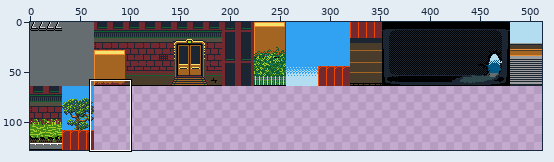
Sprite sheet: scenes/map/spritesheet.png. The picture above shows the old version from afar; the outline marks the close-up.
Close-up. Before:
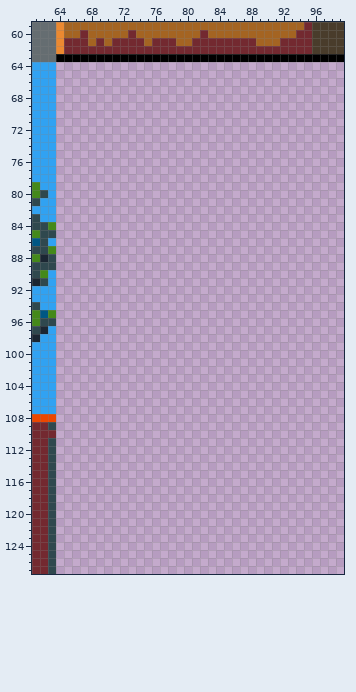
The file is 512x128 pixels. Shown: x 61..99, y 59..127.
Now the later version:
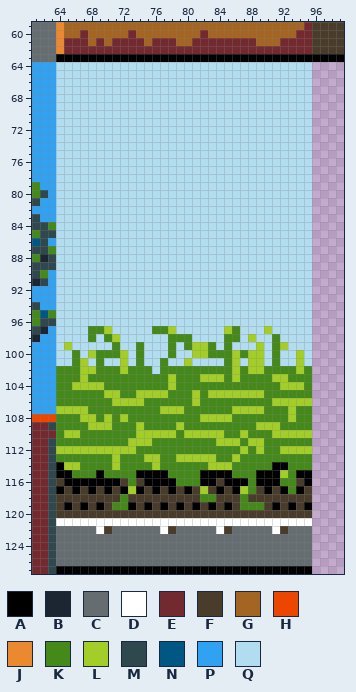
Palette (. is transparent): A #000000  B #1b2632  C #656d71  D #ffffff  E #732930  F #493c2b  G #a46422  H #ec4700  J #eb8931  K #44891a  L #a3ce27  M #2f484e  N #005784  P #31a2f2  Q #b2dcef
From old to new:
y 64..96: x 64..95 ................................ -> QQQQQQQQQQQQQQQQQQQQQQQQQQQQQQQQ
y 97: x 64..95 ................................ -> QQQQKKLQQQQQKKLQQQQQQLKQQQLQQQQQ
y 98: x 64..95 ................................ -> QQQQKQKLQQQQQQKKKQQQQKKQLQQKQQQQ
y 99: x 64..95 ................................ -> QLQQQQQKQQKQQQKQKLLKQKQQQLQKLQQQ
y 100: x 64..95 ................................ -> QQKQLKKKLQKQQQKQQLLKKKLKLLQKQQLQ
y 101: x 64..95 ................................ -> QQKLQKQQLQKQQKQQLQQQQKLQLLQKQQLQ
y 102: x 64..95 ................................ -> KKKLLKKKLKKKQKKKKKKKKKLKLLKKKKLK
y 103: x 64..95 ................................ -> KKKLKKKKKKKKKKLKKKLLLKLKKKKLLKKK
y 104: x 64..95 ................................ -> KKLLLLKKKKKKKKLKKKKKKKKKKKKKLLLK
y 105: x 64..95 ................................ -> KKKKKKLLKKLLLLKKKLKLLLLLLLKKKKKK
y 106: x 64..95 ................................ -> KKKKKKKLLLLKKKKKKLKKKKKKKKKLLLLL
y 107: x 64..95 ................................ -> LLLLKKKKKKKKKLLLKKKKKKLLLLKKKLKK
y 108: x 64..95 ................................ -> KKKLLKLKLKKKKKKKKKLLLLKKKKKKKLKK
y 109: x 64..95 ................................ -> KKKKLLLKKKLKKKKLKKKKKKKKKLLLKKKK
y 110: x 64..95 ................................ -> KLLKKKKKKKLLLLLKLLLLLKKLKKKLLLLL
y 111: x 64..95 ................................ -> KKKKKKKKKLLLKKKKKKKKLLLKLLKKKKKK
y 112: x 64..95 ................................ -> LLLLLLLLLLKKKKKKKKKKKKKLKLKKLLLL
y 113: x 64..95 ................................ -> KKKKKKKLKKKLLKKLLLLLKKLKKKKKKKKK
y 114: x 64..95 ................................ -> ALLKKKKLKKKKLKKKKKKLLLKKKKKAAKKK
y 115: x 64..95 ................................ -> AAKKKAKKKKAAAAKKKKAAAAKKKAAALKAA
y 116: x 64..95 ................................ -> FAAAAAAAFKFAAAAKKKAAFAAAKAAAKKFA
y 117: x 64..95 ................................ -> AFAFAFAFALAFAFAFAFLFAFALKFAFAKAF
y 118: x 64..95 ................................ -> FFFFFFFFKFFFFFFFFFKKFFFKFFFFFFFF
y 119: x 64..95 ................................ -> FAFAFAFKKAFAFAFAFAFAFAFKKKFAFAFA
y 120: x 64..95 ................................ -> FFFFFFFFFFFFFFFFFFFFFFFFFFFFFFFF
y 121: x 64..95 ................................ -> DDDDDDDDDDDDDDDDDDDDDDDDDDDDDDDD
y 122: x 64..95 ................................ -> CCCCCDFCCCCCCDFCCCCCDFCCCCCDFCCC
y 123..126: x 64..95 ................................ -> CCCCCCCCCCCCCCCCCCCCCCCCCCCCCCCC
y 127: x 64..95 ................................ -> AAAAAAAAAAAAAAAAAAAAAAAAAAAAAAAA
Where, in picture pixels (left, top, right, bottom), the same in both close-ups:
added: (56, 62, 312, 574)
